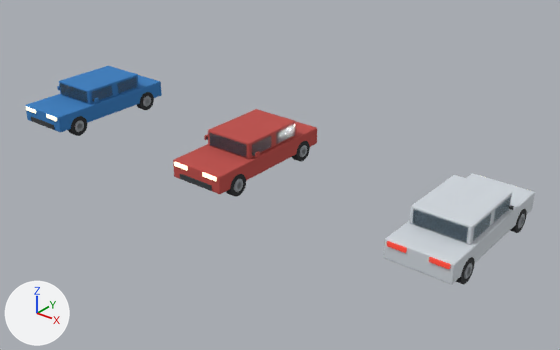
An edit to the glTF model assets/models/ch-cars.glb, drawn before and after from the same camera.
Rendered twice from a 50 mm camera at (58.97, -91.96, 10.07) aimed at (45.94, -75.68, -0.02). Arrows for +X, +Y and +Z are at lower left; the lights stay in place. The older version comes first. Where no turn or scale is listed for an object, it has been applied to the vertices.

Before the edit, the objects in view are built like this:
```python
me_cube_001 = bpy.data.meshes.new('Cube.001')
me_cube_001.from_pydata(...)  # 96 vertices, 188 faces; spans x -0.9..0.9, y -2.25..2.25, z -0.28..0.28
me_cube_001.materials.append(mat_ch_cars_body_blue)  # blue #3b82c4
me_cube_122 = bpy.data.meshes.new('Cube.122')
me_cube_122.from_pydata(...)  # a box spanning x -0.01..0.01, y -0.7..0.7, z -0.19..0.19
me_cube_122.materials.append(mat_ch_cars_glass)  # blue #9fc3d8
ob_ch_cars_blue_body = bpy.data.objects.new('ch-cars_blue_body', me_cube_001)
ob_ch_cars_blue_body.location = (38.0, -76.0, 0.6)
ob_ch_cars_white = bpy.data.objects.new('ch-cars_white', None)
ob_ch_cars_white.location = (52.0, -76.0, 0.0)
ob_ch_cars_white.rotation_euler = (0.0, 0.0, 1.571)  # degrees (0, 0, 90)
ob_ch_cars_white_glass_back = bpy.data.objects.new('ch-cars_white_glass_back', me_cube_122)
ob_ch_cars_white_glass_back.parent = ob_ch_cars_white
ob_ch_cars_white_glass_back.location = (-1.31, 0.0, 1.12)
# also in view: 'ch-cars_blue_roof' at (38.0, -75.8, 1.12); 'ch-cars_white_body' at (52.0, -76.0, 0.6); 'ch-cars_red_roof' at (45.0, -75.8, 1.12); 'ch-cars_white_roof' at (52.0, -76.2, 1.12); 'ch-cars_red_body' at (45.0, -76.0, 0.6)
```
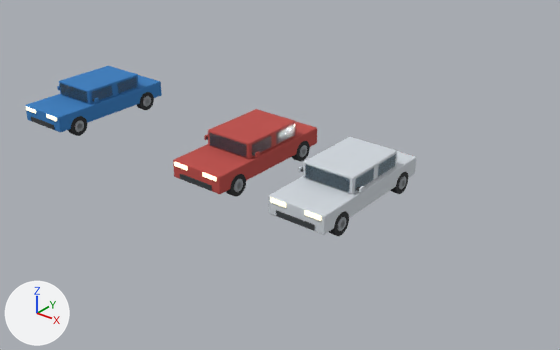
ob_ch_cars_white is not drawn itself; it is the parent of ob_ch_cars_white_body, ob_ch_cars_white_glass_back, ob_ch_cars_white_glass_front_l, ob_ch_cars_white_glass_front_r, ob_ch_cars_white_glass_rear_l, ob_ch_cars_white_glass_rear_r, ob_ch_cars_white_glass_wind, ob_ch_cars_white_grille.

What differs and where, as boxes (x1, y1, x2, y2) in the pictures (560 x 350 px):
'ch-cars_white_body', moved, turned
    before: (384, 174, 535, 284)
    after: (269, 151, 416, 235)
'ch-cars_white_roof', moved, turned
    before: (410, 175, 512, 244)
    after: (303, 137, 397, 194)
'ch-cars_white_glass_back', moved, turned (not visible afterwards)
    before: (412, 209, 468, 242)
'ch-cars_white_glass_wind', moved, turned (not visible before)
    after: (305, 165, 350, 192)
'ch-cars_white_grille', moved, turned (not visible before)
    after: (276, 211, 315, 231)
'ch-cars_white_glass_front_L', moved, turned (not visible before)
    after: (355, 168, 374, 191)
'ch-cars_white_glass_rear_R', moved, turned (not visible afterwards)
    before: (473, 213, 491, 241)
'ch-cars_white_glass_rear_L', moved, turned (not visible before)
    after: (378, 154, 396, 177)
'ch-cars_white_wheel_11_tire', moved, turned (not visible before)
    after: (329, 211, 349, 236)
'ch-cars_white_glass_front_R', moved, turned (not visible afterwards)
    before: (494, 196, 511, 222)
'ch-cars_white_wheel_00_tire', moved, turned (not visible afterwards)
    before: (456, 257, 475, 285)
'ch-cars_white_wheel_01_tire', moved, turned (not visible before)
    after: (391, 172, 408, 194)
'ch-cars_white_wheel_10_tire', moved, turned (not visible afterwards)
    before: (510, 209, 527, 233)
'ch-cars_white_tail_R', moved, turned (not visible afterwards)
    before: (429, 257, 450, 269)
'ch-cars_white_tail_L', moved, turned (not visible afterwards)
    before: (387, 241, 407, 253)
'ch-cars_white_head_L', moved, turned (not visible before)
    after: (304, 210, 321, 221)
'ch-cars_white_head_R', moved, turned (not visible before)
    after: (270, 198, 286, 208)
'ch-cars_white_mirror_R', moved, turned
    before: (513, 205, 518, 212)
    after: (298, 166, 303, 172)
'ch-cars_white_mirror_stalk_R', moved, turned (not visible afterwards)
    before: (509, 205, 514, 210)
'ch-cars_white_wheel_00_spoke_R1', moved, turned (not visible afterwards)
    before: (467, 265, 470, 277)
'ch-cars_white_wheel_11_spoke_L4', moved, turned (not visible before)
    after: (340, 218, 344, 230)
'ch-cars_white_wheel_00_hub', moved, turned (not visible afterwards)
    before: (464, 263, 472, 279)
'ch-cars_white_wheel_11_spoke_L0', moved, turned (not visible before)
    after: (338, 221, 346, 228)
'ch-cars_white_wheel_11_spoke_L2', moved, turned (not visible before)
    after: (339, 221, 346, 227)
'ch-cars_white_wheel_10_hub', moved, turned (not visible afterwards)
    before: (518, 214, 524, 228)
'ch-cars_white_wheel_11_hub', moved, turned (not visible before)
    after: (338, 217, 345, 231)
'ch-cars_white_wheel_11_spoke_L1', moved, turned (not visible before)
    after: (340, 218, 345, 231)

The change, as a diff of the scene's bpy script:
```diff
--- a/assets/models/ch-cars.glb.py
+++ b/assets/models/ch-cars.glb.py
@@ ob_ch_cars_white @@
 ob_ch_cars_white = bpy.data.objects.new('ch-cars_white', None)
-ob_ch_cars_white.location = (52.0, -76.0, 0.0)
-ob_ch_cars_white.rotation_euler = (0.0, 0.0, 1.571)  # degrees (0, 0, 90)
+ob_ch_cars_white.location = (48.5, -76.0, 0.0)
+ob_ch_cars_white.rotation_euler = (0.0, 0.0, -1.571)  # degrees (0, 0, -90)
```
